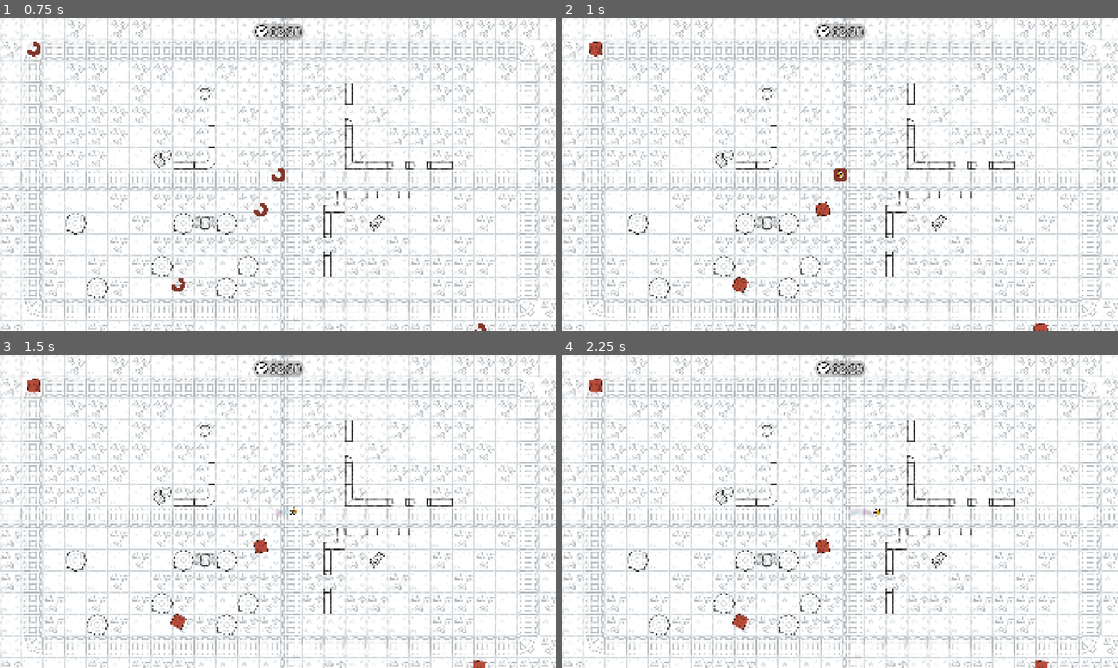
Above: before the commit, frames 1-4 (two rows, left to right).
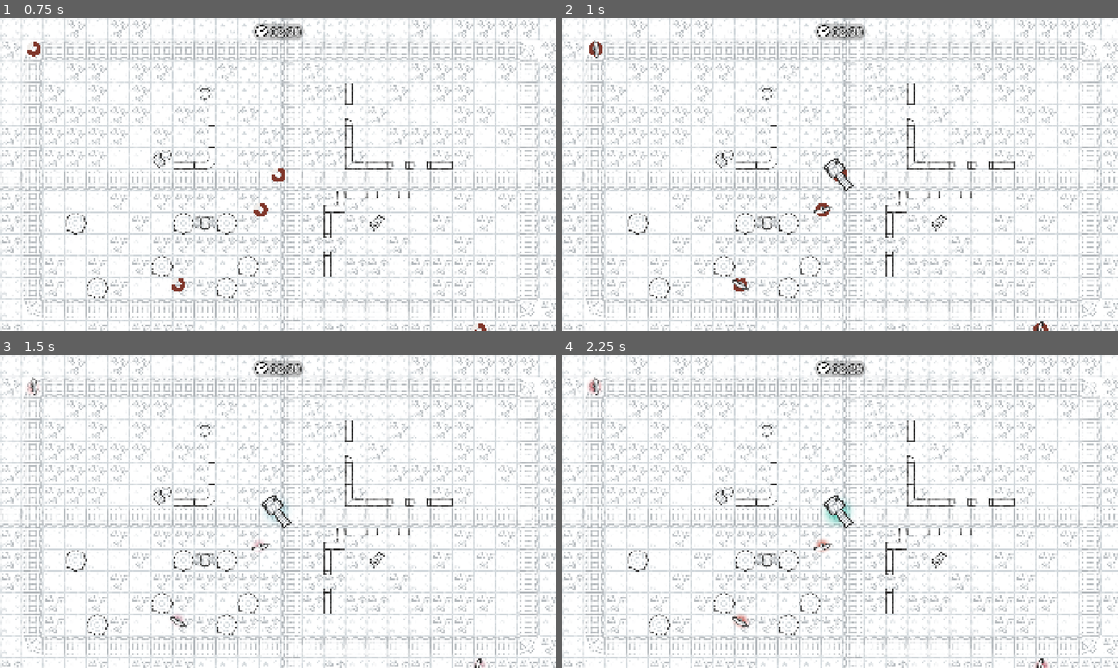
Above: after the commit, the same moments.

Repository: NanoMars/scribble-brawlr
Game: Godot game, scene res://Game/Maps/Map 1.tscn
Same seed, same stepped clock (60 frames per second), same inputs: the game is played once before the commit and once after it. This scene is started directly instead of the project's main scene.
Inputs (mouse positions are in pixels of both pictures, inside the frame that each line leads up to):
- Up to frame 1 (0.75 s): tap Enter at 0.5 s; move the mouse to (400, 158) at 0.52 s; tap Tab at 0.6 s; click (400, 158) at 0.67 s
- Up to frame 2 (1 s): no input
- Up to frame 3 (1.5 s): drag from (166, 527) to (283, 511) at 1.27 s
- Up to frame 4 (2.25 s): tap Space at 2 s; move the mouse to (895, 442) at 2.02 s; tap Tab at 2.1 s

Frame 1 is identical in both runs. In frame 2, 0.5% of the frame differs, in the area x 4-88%, y 7-100%; in frame 3, 0.6%; in frame 4, 0.8%.

Commit message:
tank gamemode pretty much finished

Diff:
--- /dev/null
+++ b/Project/Game/Gamemodes/Tank/Shield-tank.tscn
@@ -0,0 +1,6 @@
+[gd_scene load_steps=2 format=3 uid="uid://ckjs0dlaq1d5n"]
+
+[ext_resource type="PackedScene" uid="uid://pgrj4cdsiocp" path="res://Game/Items/Shield.tscn" id="1_vnu7c"]
+
+[node name="RigidBody2D" groups=["crates"] instance=ExtResource("1_vnu7c")]
+durability = 15
--- /dev/null
+++ b/Project/Game/Gamemodes/Tank/gattling_gun-tank.tscn
@@ -0,0 +1,17 @@
+[gd_scene load_steps=2 format=3 uid="uid://cbrb8umcx4g1v"]
+
+[ext_resource type="PackedScene" uid="uid://c4x4eha5aau8e" path="res://Game/Items/gattling_gun.tscn" id="1_boryd"]
+
+[node name="RigidBody2D" instance=ExtResource("1_boryd")]
+temperature_increase_rate = 40.0
+temperature_decrease_rate = 80.0
+fire_rate = 0.2
+fire_angle_variance = 0.15
+holding_look_dampening = 10.0
+holding_look_speed = 15.0
+
+[node name="ItemHighlightParticle" parent="." index="0"]
+color = Color(0, 0.571501, 0.835742, 1)
+
+[node name="Sprite2D" parent="." index="1"]
+scale = Vector2(1.03776, 1.03776)
--- /dev/null
+++ b/Project/Game/Gamemodes/Tank/tank.gd
@@ -0,0 +1,59 @@
+# tank.gd
+extends GameMode
+
+var player_scores: Dictionary = {}
+
+var boxes_spawned: int = 0
+@onready var gattling_gun_scene: PackedScene = preload("res://Game/Gamemodes/Tank/gattling_gun-tank.tscn")
+@onready var shield_scene: PackedScene = preload("res://Game/Gamemodes/Tank/Shield-tank.tscn")
+
+var tank_ui: PackedScene = preload("res://Game/Gamemodes/deathmatch_ui.tscn")
+var crown: Node = null
+
+
+
+@export var time_goal: int = 30
+
+func _on_player_died(controller_id: int, player_id: int, killer_player_id: int) -> void:
+	if killer_player_id != -1:
+		if not player_scores.has(killer_player_id):
+			player_scores[killer_player_id] = 0
+		player_scores[killer_player_id] += 1
+		gamemode_ui_instance.update_score(killer_player_id, player_scores[killer_player_id])
+
+	no_tie = not return_tie()
+
+	respawn_player(controller_id, player_id)
+
+func _ready() -> void:
+	custom_object_scene = shield_scene
+	gamemode_ui = tank_ui
+	super._ready()
+	load_ui()
+	for player_id in PlayerManager.joined_players.values():
+		player_scores[player_id] = 0
+	var object_spawner_instance = object_spawner_scene.instantiate()
+	object_spawner_instance.global_position = Vector2(1920.0 / 2, 1080.0 / 2)
+	get_tree().get_nodes_in_group("game_root")[0].add_child(object_spawner_instance)
+	object_spawner_instance.spawn_object(1, gattling_gun_scene)
+
+
+func return_tie() -> bool:
+	if player_scores.size() >= 2:
+		var temp_scores = player_scores.values()
+		temp_scores.sort()
+		temp_scores.reverse()
+		if temp_scores[0] == temp_scores[1]:
+			return true
+	return false
+
+func return_winner():
+	if return_tie():
+		return -1  # No winner in case of a tie
+	var max_score = -1
+	var winner_id = -1
+	for player_id in player_scores.keys():
+		if player_scores[player_id] > max_score:
+			max_score = player_scores[player_id]
+			winner_id = player_id
+	return winner_id
--- a/Project/Game/Gamemodes/game_mode.gd
+++ b/Project/Game/Gamemodes/game_mode.gd
@@ -19,6 +19,8 @@
 var game_started: bool = false
 var box_timer = 0
 var no_tie: bool = false
+
+var custom_object_scene: PackedScene = null
 
 func return_winner():
 	pass
@@ -68,7 +70,7 @@
 			var object_spawner_instance = object_spawner_scene.instantiate()
 			object_spawner_instance.global_position = Vector2(randf() * 1920, randf() * 1080)
 			get_tree().get_nodes_in_group("game_root")[0].add_child(object_spawner_instance)
-			object_spawner_instance.spawn_object(1)
+			object_spawner_instance.spawn_object(1, custom_object_scene)
 			box_timer = 0
 
 func load_ui() -> void:
@@ -91,7 +93,7 @@
 		var object_spawner_instance = object_spawner_scene.instantiate()
 		object_spawner_instance.global_position = Vector2(randf() * 1920, randf() * 1080)
 		get_tree().get_nodes_in_group("game_root")[0].add_child(object_spawner_instance)
-		object_spawner_instance.spawn_object(1)
+		object_spawner_instance.spawn_object(1, custom_object_scene)
 
 	await get_tree().create_timer(game_start_delay).timeout
 	start_game()
--- a/Project/Game/Items/gattling_gun.gd
+++ b/Project/Game/Items/gattling_gun.gd
@@ -13,6 +13,12 @@
 @export var fire_angle_variance: float = 0.1
 
 
+@export var holding_look_dampening: float = 5
+@export var holding_look_speed: float = 30
+
+var initial_player_look_damping# = holder.look_dampening
+var initial_player_look_speed# = holder.look_speed
+
 var overheated: bool = false
 
 var button_held: bool = false
@@ -25,7 +31,6 @@
 
 func release(_obstacle_distance: float):
 	button_held = false
-
 
 
 func _process(delta: float) -> void:
@@ -60,15 +65,15 @@
 				projectile.set_meta("kill_owner", holder_player_id)
 				projectile.apply_impulse(Vector2(cos(projectile.rotation), sin(projectile.rotation)) * projectile_speed)
 
-
-
-
-
-
-
-
-
 func update_state():
 	super.update_state()
 	# if is_held:
 	# 	holder.ammo_progress = (float(ammo) / float(initial_ammo)) * 100
+	if is_held and holder:
+		initial_player_look_damping = holder.look_dampening
+		initial_player_look_speed = holder.look_speed
+		holder.look_dampening = holding_look_dampening
+		holder.look_speed = holding_look_speed
+	elif not is_held and most_recent_holder:
+		most_recent_holder.look_dampening = initial_player_look_damping
+		most_recent_holder.look_speed = initial_player_look_speed
--- a/Project/Game/Items/gattling_gun.tscn
+++ b/Project/Game/Items/gattling_gun.tscn
@@ -6,7 +6,7 @@
 [ext_resource type="PackedScene" uid="uid://b35q5vj436vhq" path="res://Game/Projectiles/Projectile.tscn" id="3_khwbh"]
 
 [sub_resource type="RectangleShape2D" id="RectangleShape2D_b1bya"]
-size = Vector2(36.9998, 66.0002)
+size = Vector2(66.9996, 118)
 
 [node name="RigidBody2D" instance=ExtResource("1_fs545")]
 script = ExtResource("2_khwbh")
@@ -16,9 +16,15 @@
 temperature_decrease_rate = 60.0
 projectile_speed = 1000.0
 projectile_scene = ExtResource("3_khwbh")
-fire_rate = 0.1
+fire_rate = 0.15
 fire_timer = 0.0
 fire_angle_variance = 0.1
+holding_look_dampening = 5.0
+holding_look_speed = 30.0
+
+[node name="ItemHighlightParticle" parent="." index="0"]
+scale_amount_min = 2.0
+scale_amount_max = 2.0
 
 [node name="Sprite2D" parent="." index="1"]
 scale = Vector2(0.58882, 0.58882)
--- a/Project/Game/Items/item.gd
+++ b/Project/Game/Items/item.gd
@@ -7,6 +7,8 @@
 
 var remove_holder_distance: float = 100.0
 var holder: Node = null
+
+var most_recent_holder: Node = null
 
 var depleted: bool = false
 
@@ -45,6 +47,7 @@
 		collision_mask = 0
 		sleeping = true
 		holder = get_parent().get_parent()
+		most_recent_holder = holder
 		highlight.emitting = false
 	else:
 		PhysicsServer2D.body_set_mode(get_rid(), PhysicsServer2D.BODY_MODE_RIGID)
--- a/Project/Game/Items/sniper.tscn
+++ b/Project/Game/Items/sniper.tscn
@@ -39,12 +39,12 @@
 width = 5.0
 default_color = Color(1, 0, 0, 0.180392)
 
-[node name="Sprite2D" parent="." index="2"]
+[node name="Sprite2D" parent="." index="3"]
 scale = Vector2(0.454773, 0.454773)
 texture = ExtResource("3_jkhhn")
 region_rect = Rect2(43, 3, 45, 122)
 
-[node name="CollisionShape2D" parent="." index="3"]
+[node name="CollisionShape2D" parent="." index="4"]
 shape = SubResource("CapsuleShape2D_egvnq")
 
 [node name="RayCast2D" type="RayCast2D" parent="." index="5"]
--- a/Project/Game/Maps/Map 1.tscn
+++ b/Project/Game/Maps/Map 1.tscn
@@ -1,11 +1,11 @@
 [gd_scene load_steps=4 format=4 uid="uid://bgbw30t3t305q"]
 
-[ext_resource type="Script" uid="uid://em0exjh2iing" path="res://Game/Gamemodes/King/king.gd" id="1_7raqb"]
+[ext_resource type="Script" uid="uid://x2eg2e0rlfm5" path="res://Game/Gamemodes/Tank/tank.gd" id="1_frlc7"]
 [ext_resource type="TileSet" uid="uid://cxp7vgw20wyxk" path="res://Assets/game.tres" id="3_flgk0"]
 [ext_resource type="PackedScene" uid="uid://cnxht1kseyl6x" path="res://Game/Player/spawn_point.tscn" id="5_flgk0"]
 
 [node name="Node2D" type="Node2D" groups=["game_root"]]
-script = ExtResource("1_7raqb")
+script = ExtResource("1_frlc7")
 
 [node name="ColorRect" type="ColorRect" parent="."]
 z_index = -101
--- a/Project/Game/Projectiles/projectile_destroy.gd
+++ b/Project/Game/Projectiles/projectile_destroy.gd
@@ -15,6 +15,9 @@
 
 	if existence_timer > allowed_existence:
 		break_projectile()
+	await get_tree().process_frame
+	if linear_velocity.length() <= 0.1 and existence_timer > 0.1:
+		break_projectile()
 
 func _on_body_entered(body: Node) -> void:
 	var other_velocity = body.get_linear_velocity() if body.has_method("get_linear_velocity") else Vector2.ZERO
@@ -24,7 +27,7 @@
 		break_projectile(linear_velocity - other_velocity)
 
 func break_projectile(direction: Vector2 = Vector2.ZERO):
-	var particles: CPUParticles2D = $CPUParticles2D
+	var particles: CPUParticles2D = get_node_or_null("CPUParticles2D")
 	if particles:
 		var angle = direction.angle()
 		direction = Vector2(cos(angle), sin(angle)) * 300 if direction.length() > 300 else direction
--- a/Project/Game/game_manager.gd
+++ b/Project/Game/game_manager.gd
@@ -8,7 +8,8 @@
 
 @export var game_modes: Dictionary[Script, Texture] = {
 	preload("res://Game/Gamemodes/deathmatch.gd"): preload("res://Assets/SplashScreens/deathmatch.png"),
-	preload("res://Game/Gamemodes/King/king.gd"): preload("res://Assets/SplashScreens/King (1).png")
+	preload("res://Game/Gamemodes/King/king.gd"): preload("res://Assets/SplashScreens/King (1).png"),
+	preload("res://Game/Gamemodes/Tank/tank.gd"): preload("res://Assets/SplashScreens/tank.png"),
 }
 
 func start_game_round(map: PackedScene = null, game_mode: Script = null) -> void:
--- a/Project/Game/object_spawner.gd
+++ b/Project/Game/object_spawner.gd
@@ -9,6 +9,7 @@
 	progress_bar.visible = false
 
 func spawn_object(spawn_time: float, object_scene: PackedScene = default_object_scene):
+	object_scene = object_scene if object_scene and object_scene != null else default_object_scene
 	progress_bar.scale = Vector2.ZERO
 
 	var bounce_in: Tween = create_tween()
Binary file added: Project/Assets/SplashScreens/tank.png
Not shown, added: Project/Assets/SplashScreens/tank.png.import
Not shown, added: Project/Game/Gamemodes/Tank/tank.gd.uid
